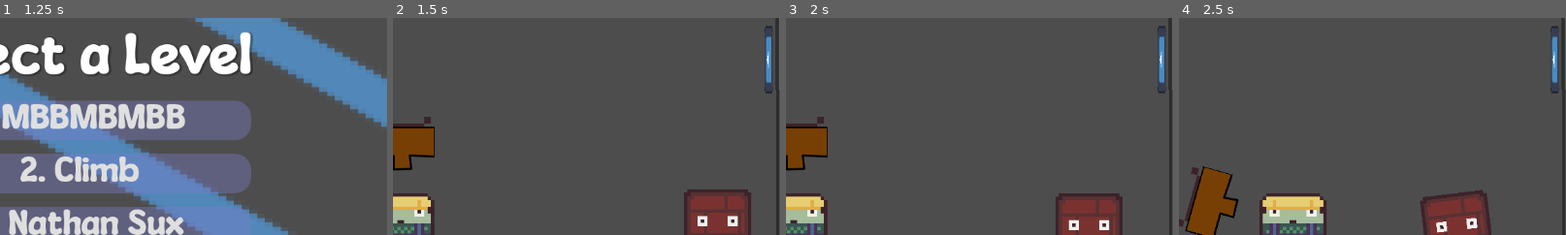
Above: before the commit, frames 1-4 (left to right).
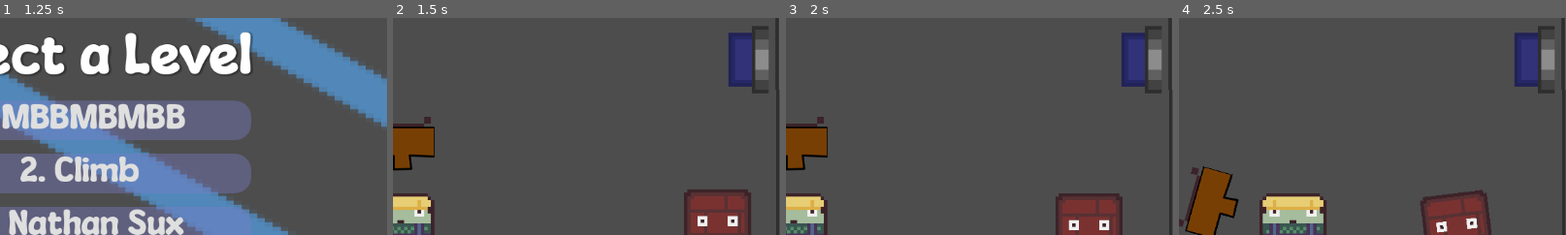
Above: after the commit, the same moments.

Repository: jkkivenko/james-gam-249
Game: Godot game, scene res://Scenes/Menu/main_menu.tscn
The game is run twice, just before and just after one commit, with the same random seed, the same clock (stepped at 60 frames per second) and the same inputs. The engine's default icon, where the game draws it, is replaced by a stand-in: a white triangle on a blue panel in a dark square.
Inputs (mouse positions are % of the whole screen's width and height, from its top left):
- Up to frame 1 (1.25 s): click "Start Game" at 0.5 s
- Up to frame 2 (1.5 s): click "1. MBBMBMBB" at 1.25 s
- Up to frame 3 (2 s): no input
- Up to frame 4 (2.5 s): move the mouse to (72, 45) at 2.02 s; hold D (Move Right) from 2.03 s (still down); right-click (72, 45) at 2.1 s; click (72, 45) at 2.17 s
The pictures show only the part of the screen within x 40-90%, y 22-72%; the shares and areas given below are measured in that part.

Frame 1 is identical in both runs. In frame 2, 2.4% of the frame differs, in the area x 86-98%, y 3-35%; in frame 3, 2.4%; in frame 4, 2.4%.

Commit message:
Make buttons have sprite :)

Diff:
--- a/Scenes/button_press.tscn
+++ b/Scenes/button.tscn
@@ -1,20 +1,21 @@
 [gd_scene load_steps=4 format=3 uid="uid://buas4iqytj32k"]
 
 [ext_resource type="Script" uid="uid://bjbbotk4r002l" path="res://Scripts/button.gd" id="1_0kpiu"]
-[ext_resource type="Texture2D" uid="uid://vsh53w0kddj4" path="res://icon.svg" id="1_1cmwl"]
+[ext_resource type="Texture2D" uid="uid://ieiduodli4rd" path="res://art/bluetogglebutton.png" id="2_0kpiu"]
 
 [sub_resource type="RectangleShape2D" id="RectangleShape2D_3dryh"]
-size = Vector2(100, 12)
+size = Vector2(80, 60)
 
-[node name="Press Button" type="Area2D"]
+[node name="Button" type="Area2D"]
 collision_mask = 34
 script = ExtResource("1_0kpiu")
 
 [node name="CollisionShape2D" type="CollisionShape2D" parent="."]
+position = Vector2(0, -30)
 shape = SubResource("RectangleShape2D_3dryh")
 
 [node name="Sprite2D" type="Sprite2D" parent="."]
 z_index = 5
-position = Vector2(4.76837e-07, -7.62939e-06)
-scale = Vector2(0.78125, 0.0937501)
-texture = ExtResource("1_1cmwl")
+position = Vector2(4.76837e-07, -50)
+scale = Vector2(5, 5)
+texture = ExtResource("2_0kpiu")
--- a/Scenes/button_physics_press.tscn
+++ /dev/null
@@ -1,20 +0,0 @@
-[gd_scene load_steps=4 format=3 uid="uid://orwbkvpj4f62"]
-
-[ext_resource type="Script" uid="uid://bjbbotk4r002l" path="res://Scripts/button.gd" id="1_mc82k"]
-[ext_resource type="Texture2D" uid="uid://vsh53w0kddj4" path="res://icon.svg" id="2_01dye"]
-
-[sub_resource type="RectangleShape2D" id="RectangleShape2D_3dryh"]
-size = Vector2(100, 12)
-
-[node name="Physics Press Button" type="Area2D"]
-collision_mask = 38
-script = ExtResource("1_mc82k")
-
-[node name="CollisionShape2D" type="CollisionShape2D" parent="."]
-shape = SubResource("RectangleShape2D_3dryh")
-
-[node name="Sprite2D" type="Sprite2D" parent="."]
-z_index = 5
-position = Vector2(4.76837e-07, -7.62939e-06)
-scale = Vector2(0.78125, 0.0937501)
-texture = ExtResource("2_01dye")
--- /dev/null
+++ b/Scenes/physics_button.tscn
@@ -0,0 +1,21 @@
+[gd_scene load_steps=4 format=3 uid="uid://orwbkvpj4f62"]
+
+[ext_resource type="Script" uid="uid://bjbbotk4r002l" path="res://Scripts/button.gd" id="1_lepnf"]
+[ext_resource type="Texture2D" uid="uid://dtxvi4u5h860g" path="res://art/redtogglebutton.png" id="2_lepnf"]
+
+[sub_resource type="RectangleShape2D" id="RectangleShape2D_3dryh"]
+size = Vector2(80, 61)
+
+[node name="Physics Button" type="Area2D"]
+collision_mask = 38
+script = ExtResource("1_lepnf")
+
+[node name="CollisionShape2D" type="CollisionShape2D" parent="."]
+position = Vector2(0, -30.5)
+shape = SubResource("RectangleShape2D_3dryh")
+
+[node name="Sprite2D" type="Sprite2D" parent="."]
+z_index = 5
+position = Vector2(4.76837e-07, -50)
+scale = Vector2(5, 5)
+texture = ExtResource("2_lepnf")
--- a/Scripts/button.gd
+++ b/Scripts/button.gd
@@ -1,26 +1,49 @@
+@tool
 extends Area2D
 
 enum ButtonType { PRESS, HOLD }
 
-@export var button_type: ButtonType = ButtonType.PRESS
+@export var button_type: ButtonType = ButtonType.PRESS:
+	set(new):
+		button_type = new
+		if button_type == ButtonType.PRESS:
+			texture = press_button_texture
+			pressed_texture = press_button_texture_pressed
+		else:
+			texture = hold_button_texture
+			pressed_texture = hold_button_texture_pressed
+		$Sprite2D.texture = texture
 @export var connects_to: Array[Powerable]
+
+var press_button_texture : Texture2D = preload("res://art/redtogglebutton.png") if collision_mask & 4 else preload("res://art/bluetogglebutton.png")
+var press_button_texture_pressed : Texture2D = preload("res://art/redtogglebuttonpressed.png") if collision_mask & 4 else preload("res://art/bluetogglebuttonpressed.png")
+var hold_button_texture : Texture2D = preload("res://art/redholdbutton.png") if collision_mask & 4 else preload("res://art/blueholdbutton.png")
+var hold_button_texture_pressed : Texture2D = preload("res://art/redholdbuttonpressed.png") if collision_mask & 4 else preload("res://art/blueholdbuttonpressed.png")
+
+var texture : Texture2D
+var pressed_texture : Texture2D
 
 var pressed: bool = false
 var was_pressed: bool = false
 
 func _physics_process(_delta: float) -> void:
-	if button_type == ButtonType.PRESS:
-		if has_overlapping_bodies():
-			for i in connects_to:
-				i.on_recieve_power()
-			pressed = true
-	elif button_type == ButtonType.HOLD:
-		pressed = has_overlapping_bodies()
-		if !was_pressed && pressed:
-			for i in connects_to:
-				i.on_recieve_power()
-		elif was_pressed && !pressed:
-			for i in connects_to:
-				i.on_lose_power()
-
-	was_pressed = pressed
+	if not Engine.is_editor_hint():
+		if button_type == ButtonType.PRESS:
+			if has_overlapping_bodies():
+				for i in connects_to:
+					i.on_recieve_power()
+				pressed = true
+				$Sprite2D.texture = pressed_texture
+		elif button_type == ButtonType.HOLD:
+			pressed = has_overlapping_bodies()
+			if pressed:
+				$Sprite2D.texture = pressed_texture
+			else:
+				$Sprite2D.texture = texture
+			if !was_pressed && pressed:
+				for i in connects_to:
+					i.on_recieve_power()
+			elif was_pressed && !pressed:
+				for i in connects_to:
+					i.on_lose_power()
+		was_pressed = pressed
